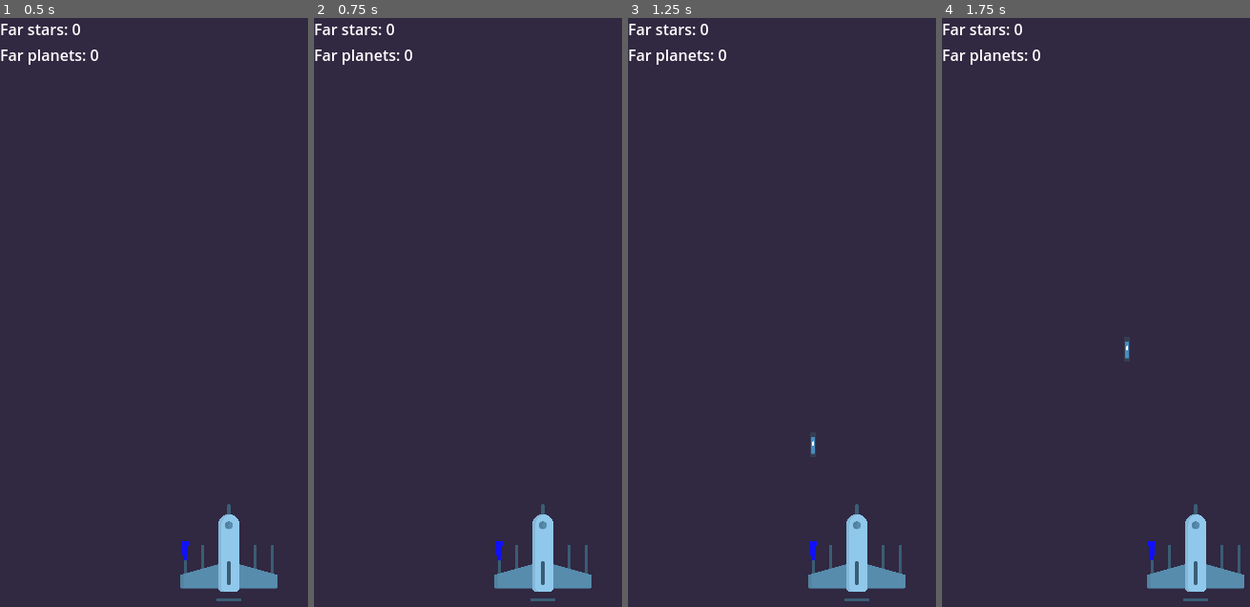
Above: before the commit, frames 1-4 (left to right).
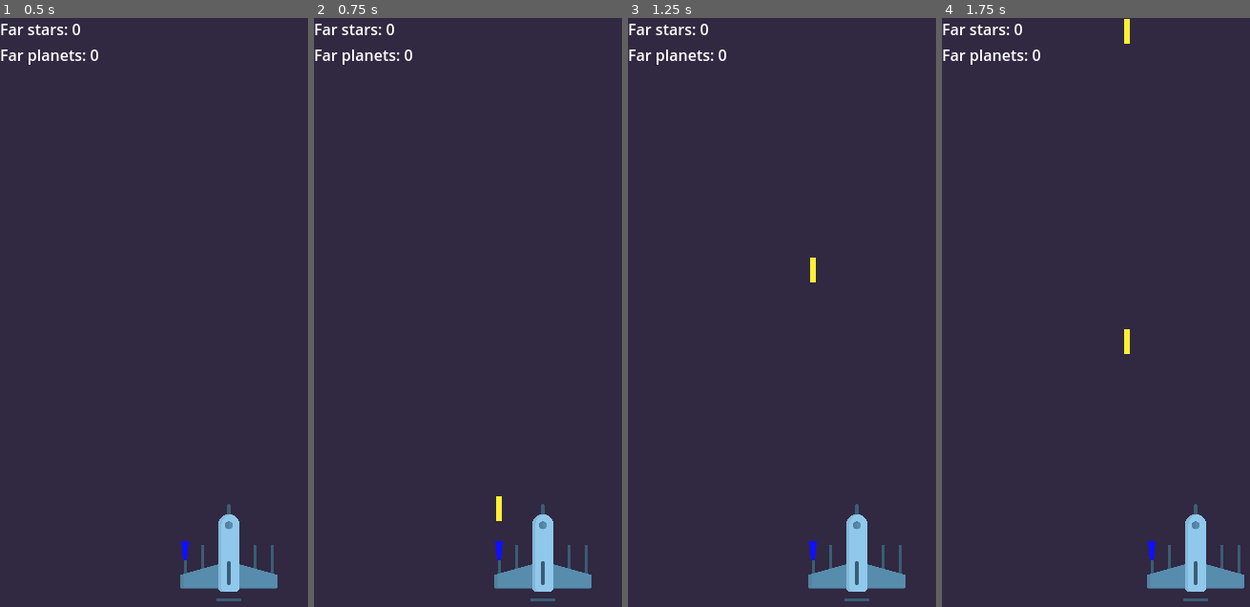
Above: after the commit, the same moments.

Repository: code-with-max/Space_triangles
Game: Godot game, scene res://deep_space.tscn
The game is run twice, just before and just after one commit, with the same random seed, the same clock (stepped at 60 frames per second) and the same inputs. The engine's default icon, where the game draws it, is replaced by a stand-in: a white triangle on a blue panel in a dark square.
Inputs (mouse positions are in pixels of both pictures, inside the frame that each line leads up to):
- Up to frame 1 (0.5 s): no input
- Up to frame 2 (0.75 s): tap Enter (ui_accept) at 0.5 s; move the mouse to (outside the picture) at 0.52 s; hold Enter (ui_accept) from 0.53 s (still down); click (outside the picture) at 0.67 s
- Up to frame 3 (1.25 s): keep holding Enter (ui_accept)
- Up to frame 4 (1.75 s): release Enter (ui_accept) at 1.25 s; drag from (1080, 353) to (1126, 442) at 1.27 s

Frame 1 is identical in both runs. In frame 2, less than 0.1% of the frame differs, in the area x 59-61%, y 81-86%; in frame 3, 0.1%; in frame 4, 0.2%, in the area x 59-61%, y 0-58%.

Commit message:
Some little changes

Diff:
--- a/hero/hero.gd
+++ b/hero/hero.gd
@@ -16,12 +16,11 @@
 # Called every frame. 'delta' is the elapsed time since the previous frame.
 func _process(delta):
 	if dir != Vector2.ZERO:
-#		print(velocity, dir)
-		position += dir * velocity * delta
+		position.x += dir.x * velocity.x * delta
 		position.x = clamp(position.x, 0, 480)
 		dir = Vector2.ZERO
-	if Input.is_action_pressed("ui_accept"):
-		print("space")
+#	if Input.is_action_pressed("ui_accept"):
+#		print("space")
 
 
 func _input(event):
@@ -31,17 +30,9 @@
 			dir = Vector2.RIGHT
 		else:
 			dir = Vector2.LEFT
-#		print("Move")
-	if event is InputEventScreenTouch and not event.is_pressed():
+	if event is InputEventScreenTouch and event.is_pressed():
 		if dir == Vector2.ZERO or event.index >= 1:
-			print("shoot")
-#			print(event.index)
-#			print(get_parent())
 			gun.shoot()
-#			var bul = bullet.instantiate()
-#			bul.position = position
-#			get_node('/root/deep_space').add_child(bul)
-
 
 func set_weapon():
 	gun = parent_space.weapons[0].instantiate()
--- a/weapons/bullet.gd
+++ b/weapons/bullet.gd
@@ -1,6 +1,6 @@
 extends Node2D
 
-@export var move_speed = Vector2(0, 200)
+@export var move_speed = Vector2(0, 500)
 
 
 # Called when the node enters the scene tree for the first time.
--- a/weapons/bullet.tscn
+++ b/weapons/bullet.tscn
@@ -10,7 +10,15 @@
 z_index = 11
 script = ExtResource( "1_4fa71" )
 
+[node name="ColorRect" type="ColorRect" parent="."]
+offset_left = -3.0
+offset_top = -13.0
+offset_right = 3.0
+offset_bottom = 13.0
+color = Color(1, 0.941176, 0.211765, 1)
+
 [node name="Sprite2D" type="Sprite2D" parent="."]
+visible = false
 position = Vector2(-2.38419e-07, 0)
 scale = Vector2(0.105469, 0.414063)
 texture = ExtResource( "2_47hkp" )
--- a/weapons/simple_gun/simple_gun.gd
+++ b/weapons/simple_gun/simple_gun.gd
@@ -9,13 +9,6 @@
 
 var loaded = true
 
-# Called when the node enters the scene tree for the first time.
-func _ready():
-	pass
-
-# Called every frame. 'delta' is the elapsed time since the previous frame.
-#func _process(delta):
-#	pass
 
 func shoot():
 	if loaded:
